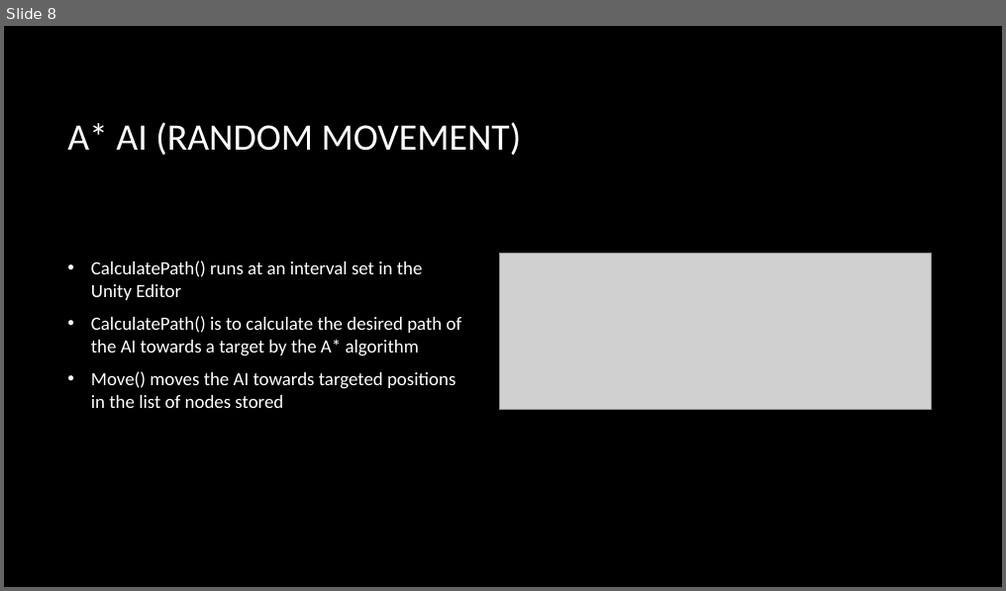
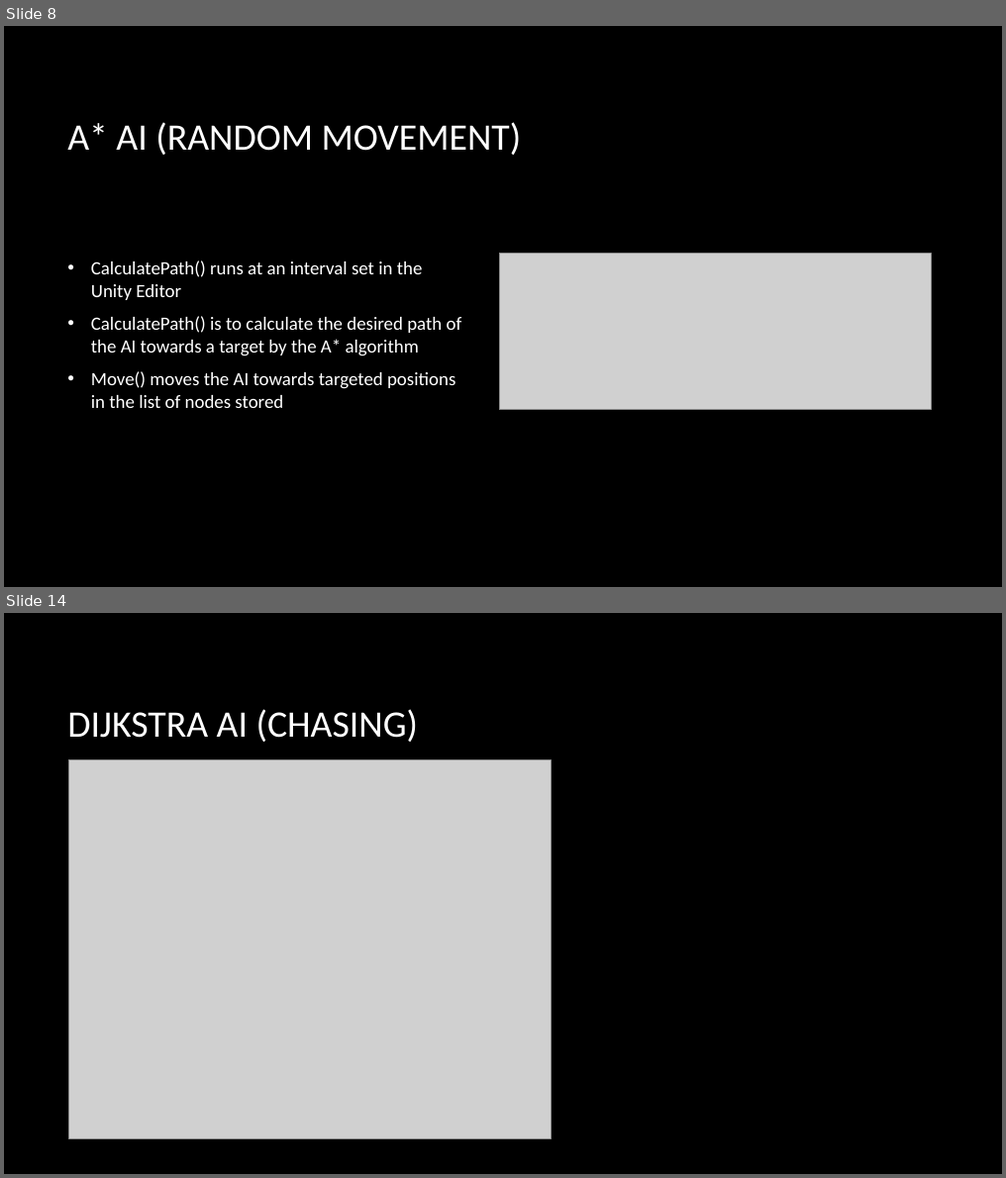
Before and after one commit to Lexzt/finlandai, a slide deck: Documentations/Pacman Revised.pptx. Shown one above the other, each under a label of ours: slide 8 before the commit, slides 8 and 14 after it; the slides between them are not shown. The pictures are 1006x591 and 1006x1178 pixels, drawn with LibreOffice and Linux fonts; fonts in the diff are those of the drawing; grey boxes stand for pictures; background and template pictures are left out. Boxes give left, top, right and bottom in pixels: in the first picture for what was removed or moved away, otherwise in the second. Text is boxed around its words. In the diff, an @@ line names an element or a change of style, - is before the commit and + after.

```diff
--- a/Documentations/Pacman Revised.pptx
+++ b/Documentations/Pacman Revised.pptx
@@ slide 14 added at <box>4,613,1002,1174</box>, background picture (left out) @@
@@ title added at <box>67,709,418,742</box>, 36 pt, text #FFFFFF @@
+DIJKSTRA AI (CHASING)
@@ picture added at <box>68,761,550,1140</box> @@
```
Also in this commit, not shown: 3 slides changed, 3 other slides added, 1 other file.
